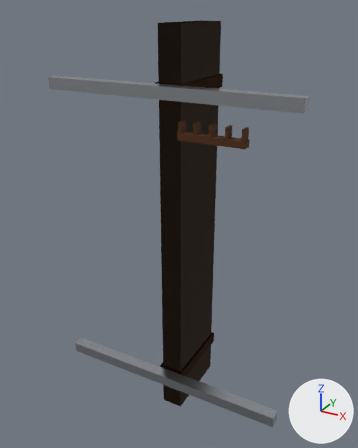
What one commit did to the glTF model assets/hud/rack_frame/rack_frame.glb.
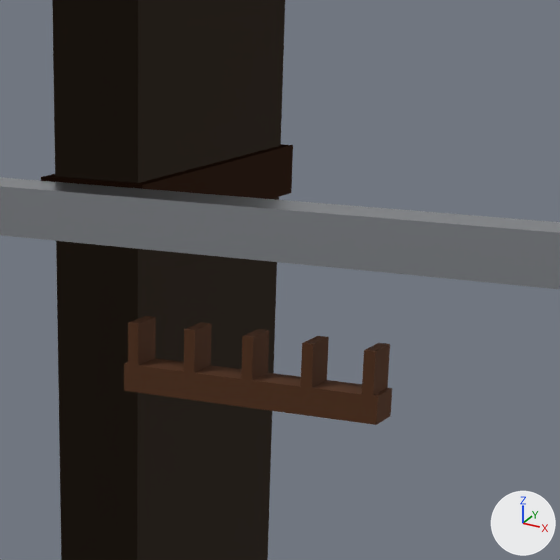
Each version is shown whole from a camera (50 mm lens) standing at (0.891, -1.712, 1.537) and looking at (-0.034, -0.03, 0.696), then close up on the part from 40% to 82% of the width and 8% to 42% of the height. Arrows for +X, +Y and +Z are at lower right; the lights stay in place. The last two pictures show the newer version. Where no turn or scale is listed for an object, it has been applied to the vertices.

Names of what the first close-up shows: 'HudRack_CombBar', 'HudRack_CombTooth0', 'HudRack_CombTooth1', 'HudRack_CombTooth2', 'HudRack_CombTooth3', 'HudRack_CombTooth4', 'HudRack_PostRStrap1', 'HudRack_PostRWood', 'HudRack_RailTopBar'.
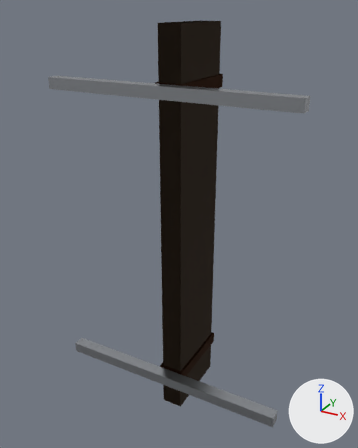
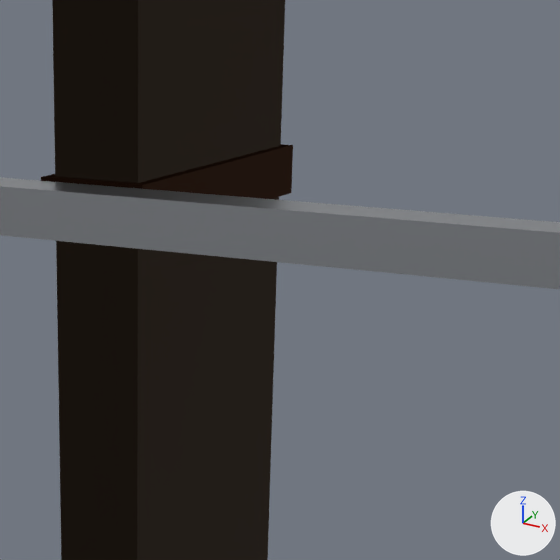
Boxes [x1, y1, x2, y2] around the edits, measured in the close-ups (560 x 560 px):
'HudRack_CombBar', deleted (brown)
    before: [124, 358, 392, 425]
'HudRack_CombTooth2', deleted (brown)
    before: [241, 329, 269, 380]
'HudRack_CombTooth4', deleted (brown)
    before: [362, 343, 390, 396]
'HudRack_CombTooth0', deleted (brown)
    before: [128, 316, 156, 366]
'HudRack_CombTooth1', deleted (brown)
    before: [184, 322, 212, 373]
'HudRack_CombTooth3', deleted (brown)
    before: [301, 336, 329, 388]

Patch to the scene script:
```diff
--- a/assets/hud/rack_frame/rack_frame.glb.py
+++ b/assets/hud/rack_frame/rack_frame.glb.py
@@ ob_hudrack_combbar @@
-ob_hudrack_combbar = bpy.data.objects.new('HudRack_CombBar', me_hudrack_combbar)
-ob_hudrack_combbar.location = (0.175, -0.17, 1.112)
@@ ob_hudrack_combtooth0 @@
-ob_hudrack_combtooth0 = bpy.data.objects.new('HudRack_CombTooth0', me_hudrack_combtooth0)
-ob_hudrack_combtooth0.location = (0.055, -0.17, 1.145)
@@ ob_hudrack_combtooth1 @@
-ob_hudrack_combtooth1 = bpy.data.objects.new('HudRack_CombTooth1', me_hudrack_combtooth1)
-ob_hudrack_combtooth1.location = (0.115, -0.17, 1.145)
@@ ob_hudrack_combtooth2 @@
-ob_hudrack_combtooth2 = bpy.data.objects.new('HudRack_CombTooth2', me_hudrack_combtooth2)
-ob_hudrack_combtooth2.location = (0.175, -0.17, 1.145)
@@ ob_hudrack_combtooth3 @@
-ob_hudrack_combtooth3 = bpy.data.objects.new('HudRack_CombTooth3', me_hudrack_combtooth3)
-ob_hudrack_combtooth3.location = (0.235, -0.17, 1.145)
@@ ob_hudrack_combtooth4 @@
-ob_hudrack_combtooth4 = bpy.data.objects.new('HudRack_CombTooth4', me_hudrack_combtooth4)
-ob_hudrack_combtooth4.location = (0.295, -0.17, 1.145)
```
